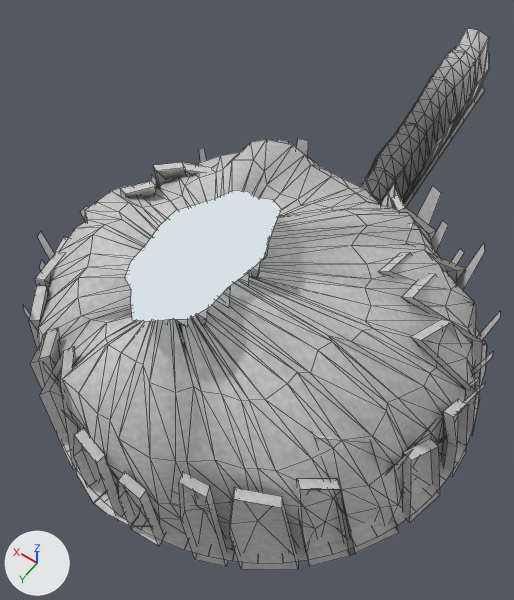
An edit to the Blender file art/source/cavern-structure.blend, drawn before and after from the same camera.
Camera for both pictures: a 50 mm camera at (-41.0, 237.2, 68.2) aimed at (-9.7, 193.4, -0.8). Arrows for +X, +Y and +Z are at lower left; the lights stay in place. The older version comes first. Mesh edges are drawn as thin lines. Objects named as collision shapes, trigger or cutter boxes, shadow casters or lower levels of detail are left out.

In view in the first picture: 'CavernStructure_Rock', 'Cavern_Oculus', 'Descent fractured passage collision source'.
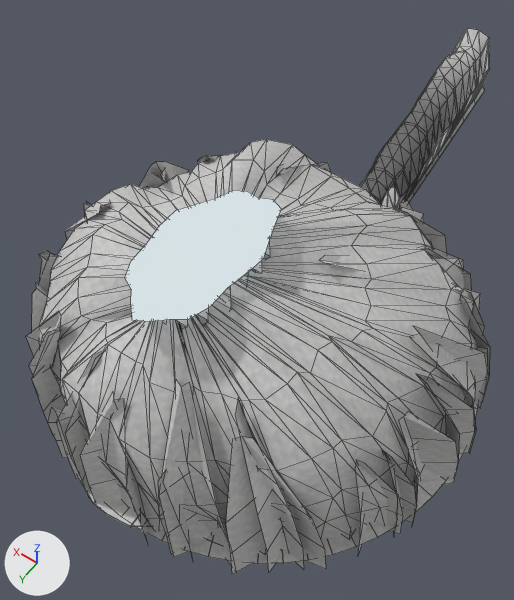
Pixel boxes [x1, y1, x2, y2] of what changed, in the pictures (514 x 600 px; the box of a moved part takes in the faces that stretch with it):
'CavernStructure_Rock', reshaped: before [24, 29, 500, 570]; after [26, 29, 490, 574]
part 1 of me_cavern_continuous_fractured_shell, rebuilt (not visible before): after [84, 201, 91, 216]
part 2 of me_cavern_continuous_fractured_shell, rebuilt: before [121, 175, 158, 198]; after [152, 169, 167, 184]
part 3 of me_cavern_continuous_fractured_shell, rebuilt: before [153, 162, 195, 186]; after [198, 155, 219, 163]
part 4 of me_cavern_continuous_fractured_shell, rebuilt: before [391, 194, 436, 241]; after [400, 207, 447, 253]
part 5 of me_cavern_continuous_fractured_shell, rebuilt: before [404, 222, 466, 291]; after [425, 245, 472, 291]
part 6 of me_cavern_continuous_fractured_shell, rebuilt (68% wider): before [378, 253, 476, 336]; after [320, 255, 485, 333]
part 7 of me_cavern_continuous_fractured_shell, rebuilt (16% wider, 8% taller): before [411, 319, 480, 436]; after [409, 326, 489, 453]
part 8 of me_cavern_continuous_fractured_shell, rebuilt: before [443, 399, 468, 476]; after [416, 374, 475, 461]
part 9 of me_cavern_continuous_fractured_shell, rebuilt (61% wider, 36% taller): before [403, 439, 440, 522]; after [399, 412, 459, 525]
part 10 of me_cavern_continuous_fractured_shell, rebuilt (44% narrower, 23% shorter): before [312, 433, 399, 556]; after [355, 460, 403, 554]
part 11 of me_cavern_continuous_fractured_shell, rebuilt (46% wider, 66% taller): before [230, 488, 298, 570]; after [226, 437, 326, 574]
part 12 of me_cavern_continuous_fractured_shell, rebuilt: before [40, 347, 80, 470]; after [48, 407, 90, 498]
part 13 of me_cavern_continuous_fractured_shell, rebuilt: before [31, 328, 59, 390]; after [29, 330, 66, 412]
part 14 of me_cavern_continuous_fractured_shell, rebuilt: before [35, 252, 63, 292]; after [43, 253, 60, 276]
part 15 of me_cavern_continuous_fractured_shell, rebuilt (mostly hidden before): before [54, 237, 68, 253]; after [39, 251, 52, 292]
part 16 of me_cavern_continuous_fractured_shell, deleted (mostly hidden): before [24, 139, 500, 506]
part 17 of me_cavern_continuous_fractured_shell, moved or reshaped: before [29, 59, 483, 567]; after [26, 60, 490, 573]
part 18 of me_cavern_continuous_fractured_shell, edited (looks the same): [94, 86, 485, 561] in both

Patch to the scene script:
```diff
--- a/art/source/cavern-structure.blend.py
+++ b/art/source/cavern-structure.blend.py
@@ me_cavern_continuous_fractured_shell @@
-me_cavern_continuous_fractured_shell.from_pydata(...)  # 3518 vertices, 2449 faces; spans x -39.2..15.2, y 140.6..222.7, z -9.1..19.6
+me_cavern_continuous_fractured_shell.from_pydata(...)  # 3318 vertices, 2280 faces; spans x -39.7..15.6, y 140.6..222.7, z -9.1..19.6
+# me_cavern_continuous_fractured_shell part 1: the loose piece of 11 vertices spanning x 10.9..15.2, y 193.4..198.8, z -8.8..6.4 is rebuilt with 12 vertices and now spans x 9.8..15.5, y 194.9..199.4, z -8.8..8.8
+# me_cavern_continuous_fractured_shell part 2: the loose piece of 11 vertices spanning x 2.1..15.0, y 185.4..197.7, z -8.8..13.7 is rebuilt with 12 vertices and now spans x 2.2..13.6, y 182.6..194.7, z -8.8..13.4
+# me_cavern_continuous_fractured_shell part 3: the loose piece of 11 vertices spanning x 3.1..13.1, y 179.6..191.1, z -8.8..11.5 is rebuilt with 12 vertices and now spans x 1.7..10.5, y 174.1..187.6, z -8.8..11.8
+# me_cavern_continuous_fractured_shell part 4: the loose piece of 11 vertices spanning x -23.2..-17.8, y 168.6..179.9, z -8.8..9.7 is rebuilt with 12 vertices and now spans x -25.7..-20.1, y 168.8..180.3, z -8.8..10.4
+# me_cavern_continuous_fractured_shell part 5: the loose piece of 11 vertices spanning x -29.9..-21.9, y 171.4..186.8, z -8.8..12.0 is rebuilt with 12 vertices and now spans x -31.2..-24.6, y 173.4..185.1, z -8.8..10.7
+# me_cavern_continuous_fractured_shell part 6: the loose piece of 11 vertices spanning x -34.3..-24.1, y 175.8..192.7, z -8.8..13.9 is rebuilt with 12 vertices and now spans x -34.6..-19.4, y 174.4..196.6, z -8.8..16.2
+# me_cavern_continuous_fractured_shell part 7: the loose piece of 11 vertices spanning x -38.8..-29.9, y 184.7..196.1, z -8.8..11.4 is rebuilt with 12 vertices and now spans x -39.6..-29.7, y 185.0..196.8, z -8.8..12.3
+# me_cavern_continuous_fractured_shell part 8: the loose piece of 11 vertices spanning x -39.2..-35.7, y 192.4..197.6, z -8.8..4.8 is rebuilt with 12 vertices and now spans x -39.5..-32.1, y 192.2..199.1, z -8.8..10.0
+# me_cavern_continuous_fractured_shell part 9: the loose piece of 11 vertices spanning x -39.1..-34.5, y 198.6..204.7, z -8.8..5.1 is rebuilt with 12 vertices and now spans x -39.7..-33.2, y 196.7..204.6, z -8.8..9.9
+# me_cavern_continuous_fractured_shell part 10: the loose piece of 11 vertices spanning x -37.3..-27.3, y 204.9..211.9, z -8.8..11.3 is rebuilt with 12 vertices and now spans x -37.5..-31.9, y 205.5..210.6, z -8.8..8.7
+# me_cavern_continuous_fractured_shell part 11: the loose piece of 11 vertices spanning x -30.6..-24.0, y 214.2..219.0, z -8.8..7.1 is rebuilt with 12 vertices and now spans x -33.0..-22.8, y 213.4..219.6, z -8.8..12.3
+# me_cavern_continuous_fractured_shell part 12: the loose piece of 11 vertices spanning x -5.7..0.0, y 216.1..220.8, z -8.8..11.8 is rebuilt with 12 vertices and now spans x -7.1..-1.1, y 217.9..222.2, z -8.8..6.9
+# me_cavern_continuous_fractured_shell part 13: the loose piece of 11 vertices spanning x -1.6..4.2, y 215.0..218.8, z -8.8..10.8 is rebuilt with 12 vertices and now spans x -1.7..4.2, y 215.2..218.6, z -8.8..11.3
+# me_cavern_continuous_fractured_shell part 14: the loose piece of 11 vertices spanning x 5.8..13.2, y 205.0..211.1, z -8.8..10.6 is rebuilt with 12 vertices and now spans x 6.1..13.4, y 205.6..208.6, z -8.8..10.1
+# me_cavern_continuous_fractured_shell part 15: the loose piece of 11 vertices spanning x 10.2..14.6, y 200.4..205.9, z -8.8..5.9 is rebuilt with 12 vertices and now spans x 8.6..14.8, y 202.2..209.8, z -8.8..7.9
+# me_cavern_continuous_fractured_shell part 16: 61 loose pieces with 474 vertices, spanning x -37.9..13.1, y 171.4..220.5, z -8.0..9.9, are deleted
+# me_cavern_continuous_fractured_shell part 17: 83 vertices moved from x -15.3..-8.5, y 142.9..211.6, z -7.3..16.8 to x -15.4..-8.6, y 142.9..211.6, z -7.2..15.8; 209 vertices removed from x -36.8..10.5, y 144.7..222.3, z -8.8..18.0; 467 vertices added at x -38.1..15.6, y 144.7..222.5, z -8.8..18.0
+# me_cavern_continuous_fractured_shell part 18: 359 kept faces spanning x -39.0..15.2, y 140.6..222.7, z -9.1..19.0 get new vertex colours; the middle colour goes from greyish blue #515a62 to greyish blue #525a62
+# other edits to the shape of me_cavern_continuous_fractured_shell do not show in these pictures
 me_cavern_continuous_fractured_shell.materials.append(mat_cavern_layered_mineral_stone___2m_tile)
```
